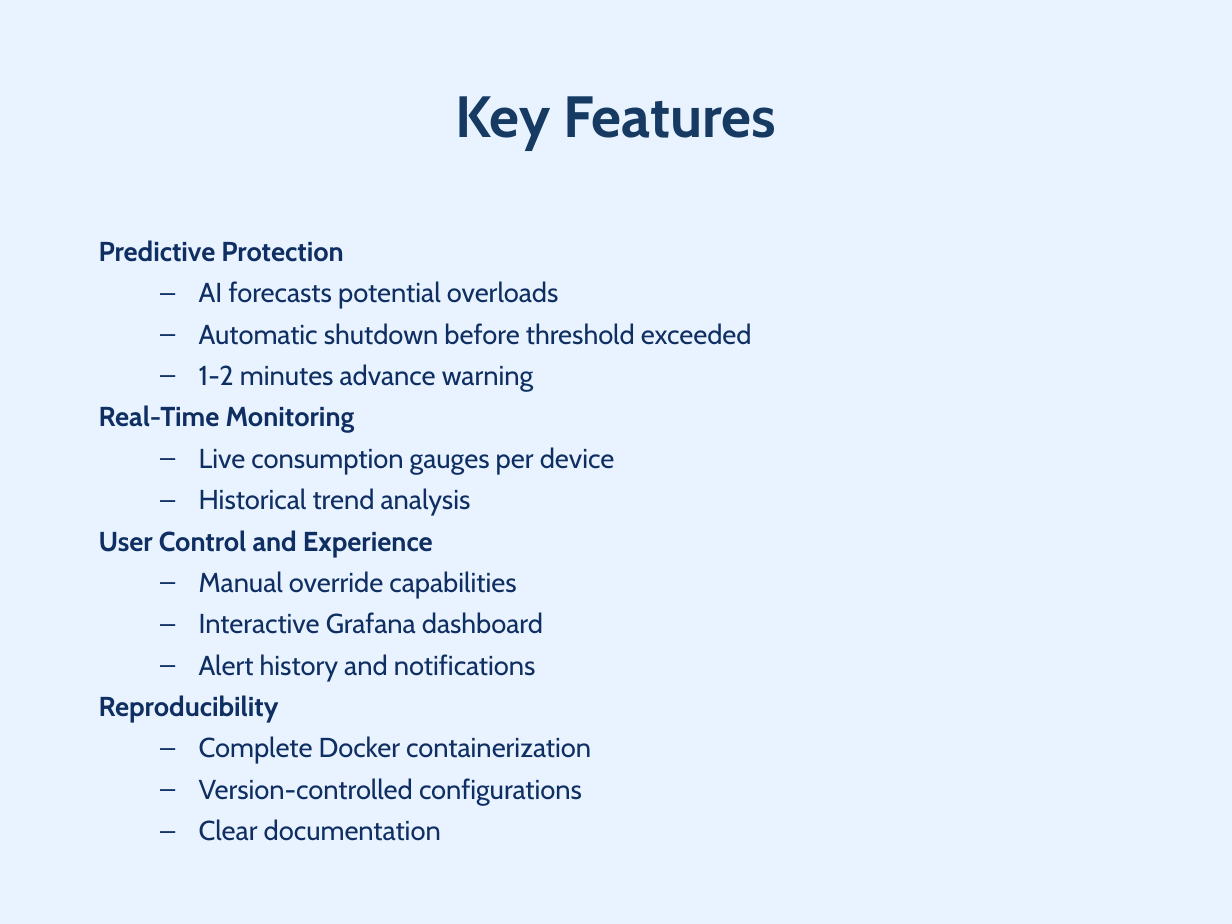
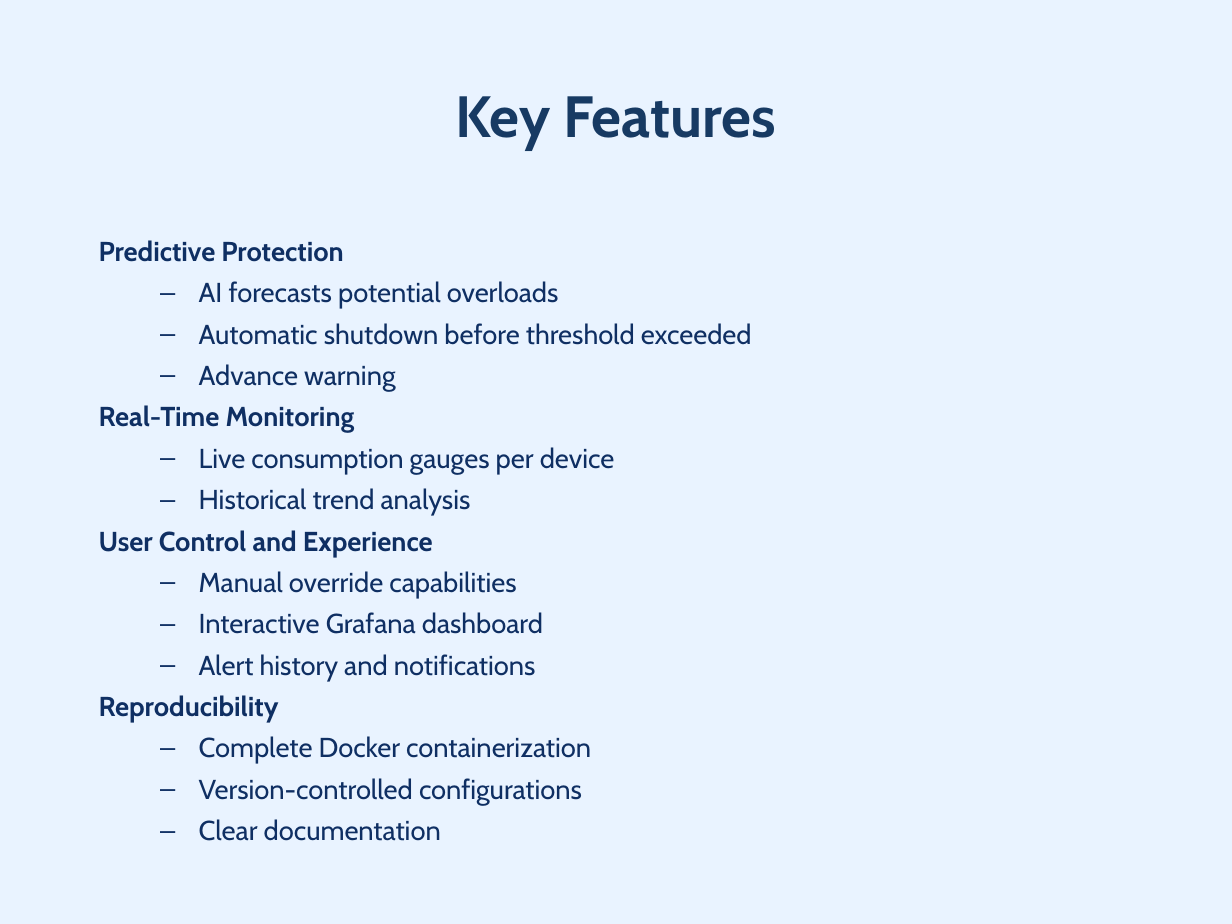
Before and after one commit to StanciuAlin/SmartHomeEnergyOptimizationAssistant, a slide deck: slide 8 of docs/Project_Presentation.pptx. Drawn at 1232x924 pixels with LibreOffice and Linux fonts; fonts in the diff are those of the drawing. Boxes give left, top, right and bottom in pixels: in the first picture for what was removed or moved away, otherwise in the second. Text is boxed around its words. In the diff, an @@ line names an element or a change of style, - is before the commit and + after.

```diff
--- a/docs/Project_Presentation.pptx
+++ b/docs/Project_Presentation.pptx
@@ text at bbox=[199, 364, 395, 391]: text changed @@
-  – 1-2 minutes advance warning
+  – Advance warning
```
Also in this commit, not shown: 2 other slides changed.
